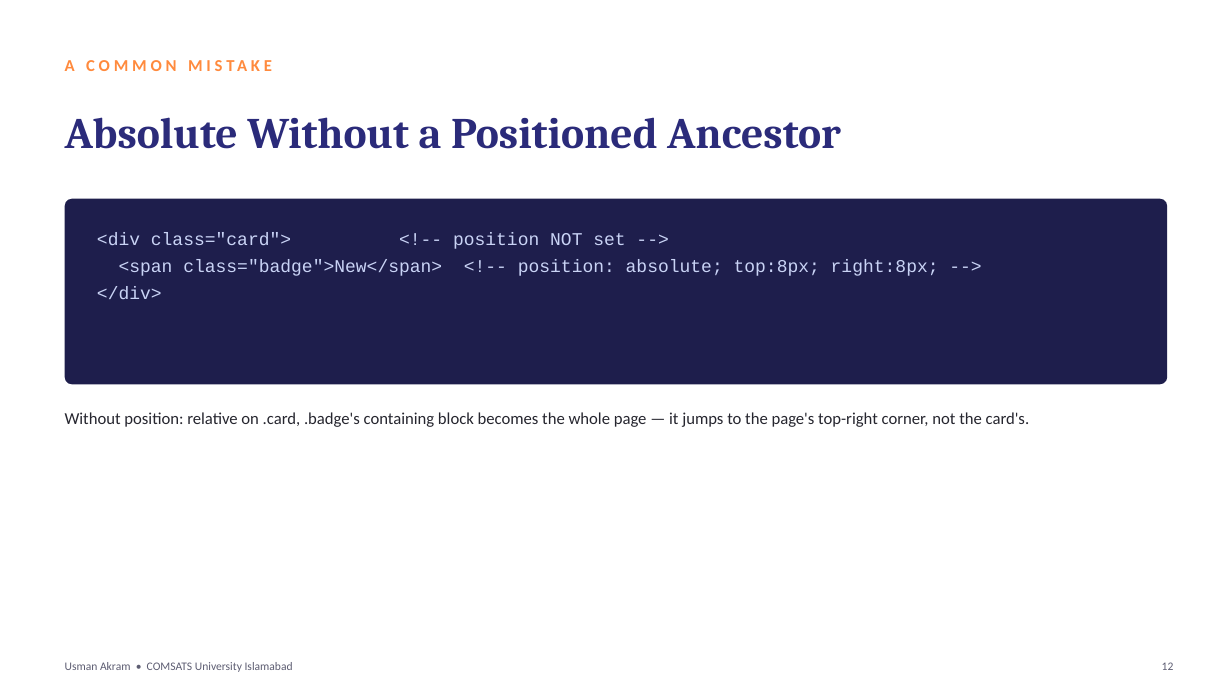
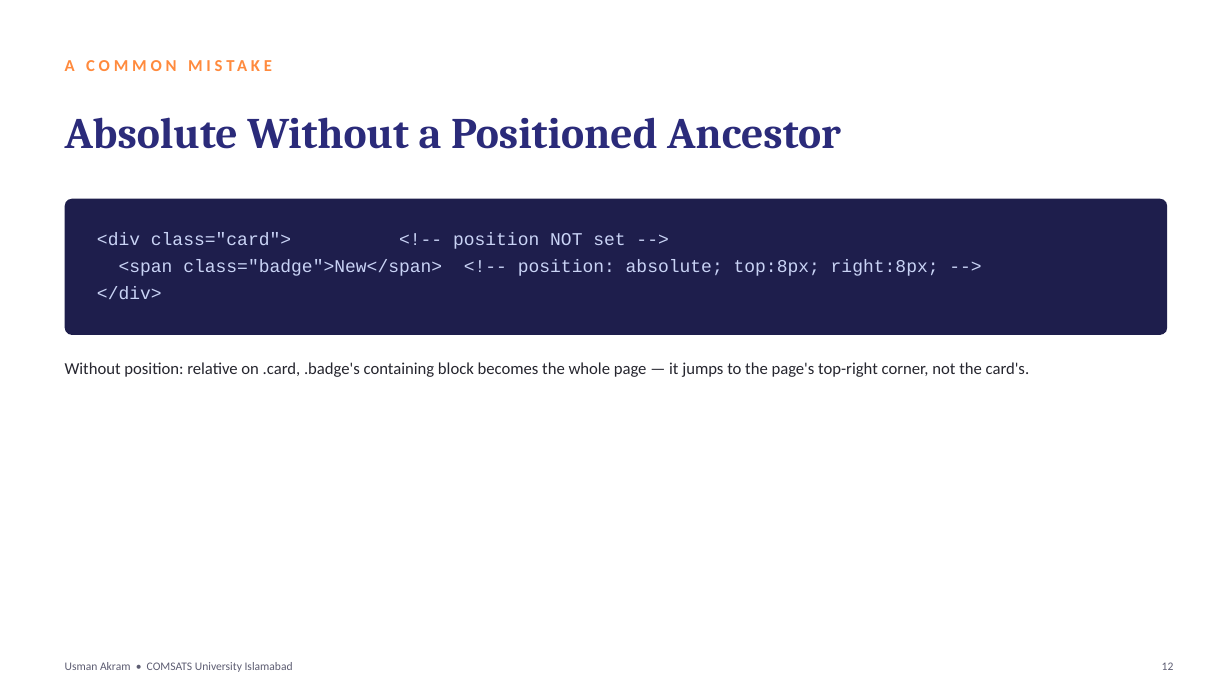
Before and after one commit to mua22/mern-web-book, a slide deck: slide 12 of slides/CSC336-Lecture-07-CSS-Positioning-and-Stacking.pptx. Drawn at 1232x693 pixels with LibreOffice and Linux fonts; fonts in the diff are those of the drawing. Boxes give left, top, right and bottom in pixels: in the first picture for what was removed or moved away, otherwise in the second. Text is boxed around its words. In the diff, an @@ line names an element or a change of style, - is before the commit and + after.

```diff
--- a/slides/CSC336-Lecture-07-CSS-Positioning-and-Stacking.pptx
+++ b/slides/CSC336-Lecture-07-CSS-Positioning-and-Stacking.pptx
@@ rounded rectangle: place and size @@
-rounded rectangle at (65,199,1167,384)
+rounded rectangle at (65,199,1167,335)
@@ rounded rectangle at (65,199,1167,335): proportions changed @@
@@ text "Without position: relative on .card, ...": place and size @@
-text "Without position: relative on .card, ..." at (65,412,1030,427)
+text "Without position: relative on .card, ..." at (65,362,1030,377)
```
Also in this commit, not shown: 13 other slides changed, 2 other files.
